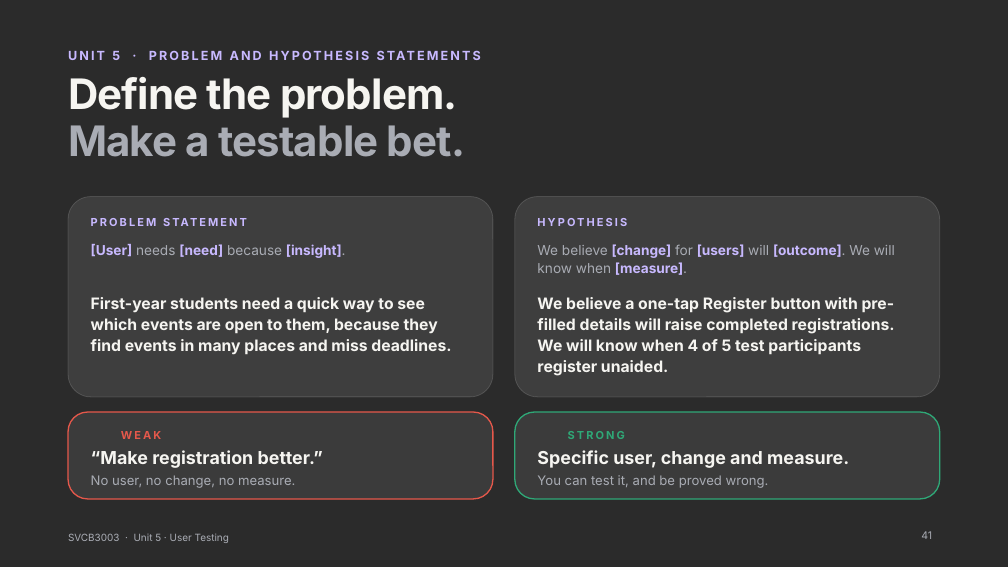
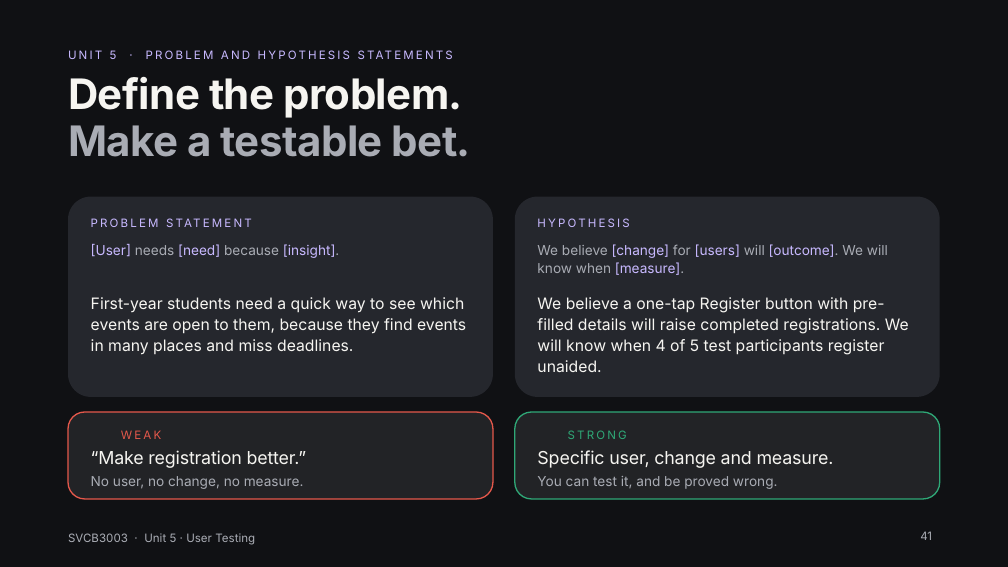
Before and after one commit to Juni233232/Portfolio, a slide deck: slide 41 of ux-ui-presentation/UX-UI-Design-Understanding-the-Experience.pptx. Drawn at 1008x567 pixels with LibreOffice and Linux fonts; fonts in the diff are those of the drawing; background and template pictures are left out; a plain dark background stands for a picture behind light text. Boxes give left, top, right and bottom in pixels: in the first picture for what was removed or moved away, otherwise in the second. Text is boxed around its words. In the diff, an @@ line names an element or a change of style, - is before the commit and + after.

```diff
--- a/ux-ui-presentation/UX-UI-Design-Understanding-the-Experience.pptx
+++ b/ux-ui-presentation/UX-UI-Design-Understanding-the-Experience.pptx
@@ background picture (left out) to #101114 @@
@@ text "UNIT 5 · PROBLEM AND ..." at bbox=[68, 50, 117, 59]: size 12 to 11 pt, bold off @@
@@ title "Define the problem." at bbox=[68, 77, 471, 157]: letter spacing -0.8 to -0.5 pt @@
@@ rounded rectangle at bbox=[68, 197, 493, 397]: fill #FFFFFF at 9% opacity to #25272D; outline #FFFFFF 0.75 pt to none @@
@@ rounded rectangle at bbox=[515, 197, 940, 397]: fill #FFFFFF at 9% opacity to #25272D; outline #FFFFFF 0.75 pt to none @@
@@ text "[User] needs [need] because [insight]." at bbox=[91, 244, 340, 258]: bold off in "[User] [need] [insight]." @@
@@ text "We believe [change] for [users] ..." at bbox=[537, 244, 888, 275]: bold off in "[change] [users] [outcome]. [measure]." @@
@@ text "First-year students need a quick ..." at bbox=[91, 297, 466, 355]: bold off @@
@@ text "We believe a one-tap Register ..." at bbox=[537, 297, 909, 372]: bold off @@
@@ rounded rectangle at bbox=[68, 412, 493, 499]: proportions changed @@
@@ rounded rectangle at bbox=[515, 412, 940, 499]: proportions changed @@
@@ text "“Make registration better.”" at bbox=[91, 450, 307, 468]: letter spacing 0 to -0.2 pt, bold off @@
@@ text "Specific user, change and measure." at bbox=[537, 450, 834, 468]: letter spacing 0 to -0.2 pt, bold off @@
@@ size 10.5 to 11 pt, bold off in 4 elements at bbox=[91, 216, 393, 232], bbox=[537, 218, 629, 227], bbox=[121, 430, 161, 439], bbox=[568, 430, 627, 439] @@
@@ text "No user, no change, no ..." at bbox=[91, 476, 304, 489]: size 12.5 to 13 pt @@
@@ text "You can test it, and ..." at bbox=[537, 476, 778, 489]: size 12.5 to 13 pt @@
@@ text "SVCB3003 · Unit 5 · ..." at bbox=[68, 533, 255, 545]: size 9.5 to 11 pt @@
@@ page number at bbox=[920, 531, 932, 540]: size 10 to 11 pt @@
```
Also in this commit, not shown: 49 other slides changed, 19 other files.
